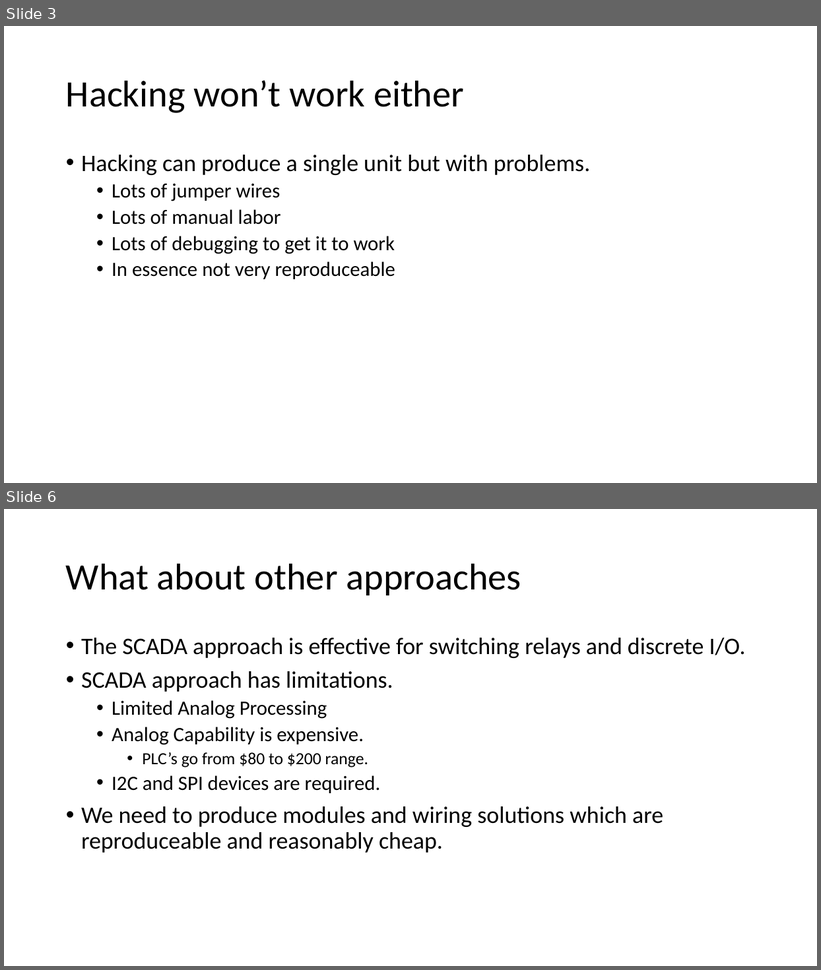
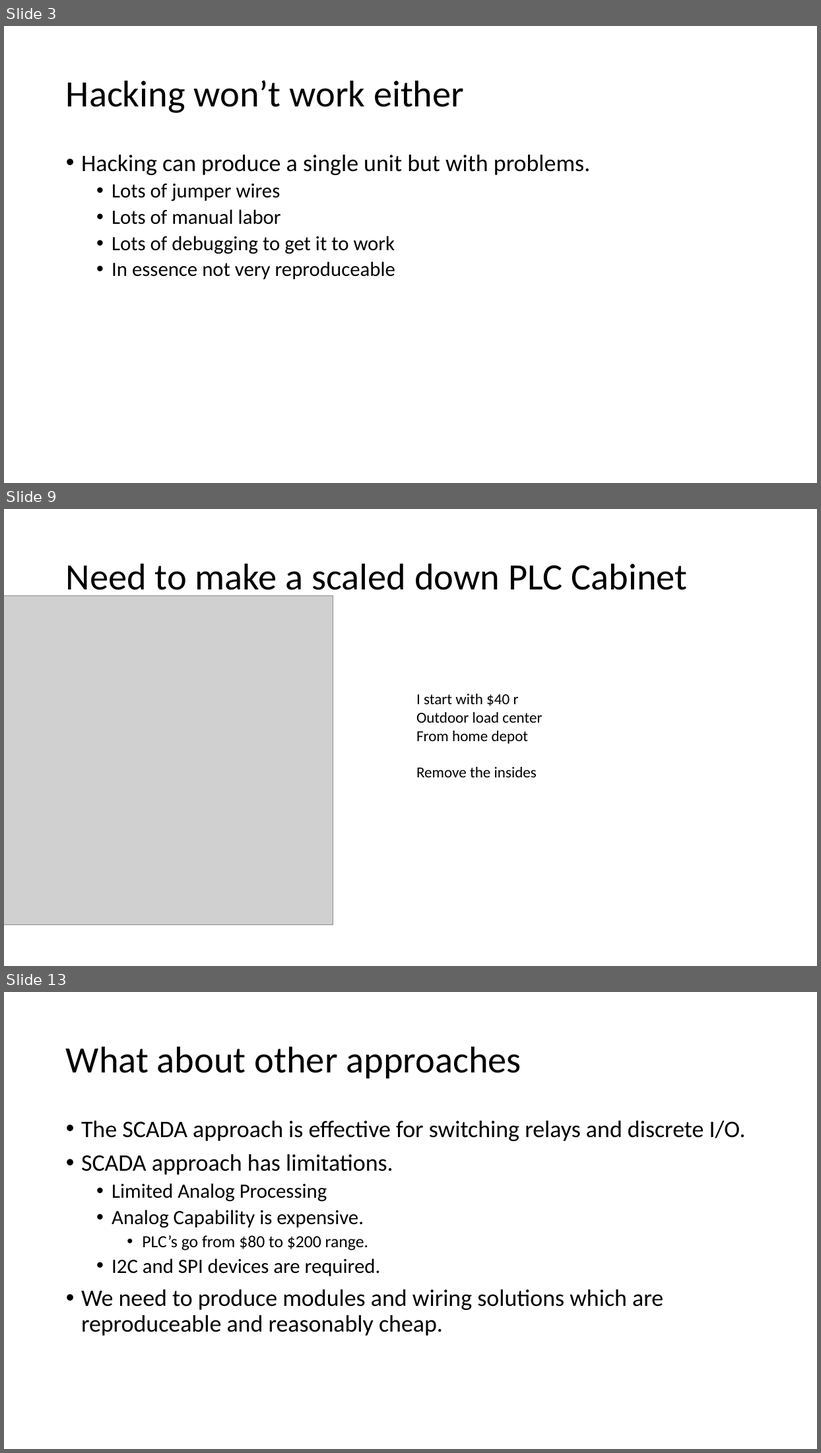
Before and after one commit to NanoDataCenter/nano_data_center, a slide deck: presentations/session_1/Embedded Track #1.pptx. Shown one above the other, each under a label of ours: slides 3 and 6 before the commit, slides 3, 9 and 13 after it; the slides between them are not shown. The pictures are 821x970 and 821x1453 pixels, drawn with LibreOffice and Linux fonts; fonts in the diff are those of the drawing; grey boxes stand for pictures. Boxes give left, top, right and bottom in pixels: in the first picture for what was removed or moved away, otherwise in the second. Text is boxed around its words. In the diff, an @@ line names an element or a change of style, - is before the commit and + after.

```diff
--- a/presentations/session_1/Embedded Track #1.pptx
+++ b/presentations/session_1/Embedded Track #1.pptx
@@ slide 9 added at [4, 509, 817, 966], background #FFFFFF @@
@@ title added at [66, 563, 687, 598], 44 pt, text #000000 @@
+Need to make a scaled down PLC Cabinet
@@ picture added at [4, 596, 333, 925] @@
@@ text added at [416, 694, 542, 778], 18 pt, text #000000 @@
+I start with $40 r
+Outdoor load center
+From home depot
+Remove the insides
@@ what was slide 6 is now slide 13 @@
```
Also in this commit, not shown: 4 slides changed, 12 other slides added, 1 slide removed.
